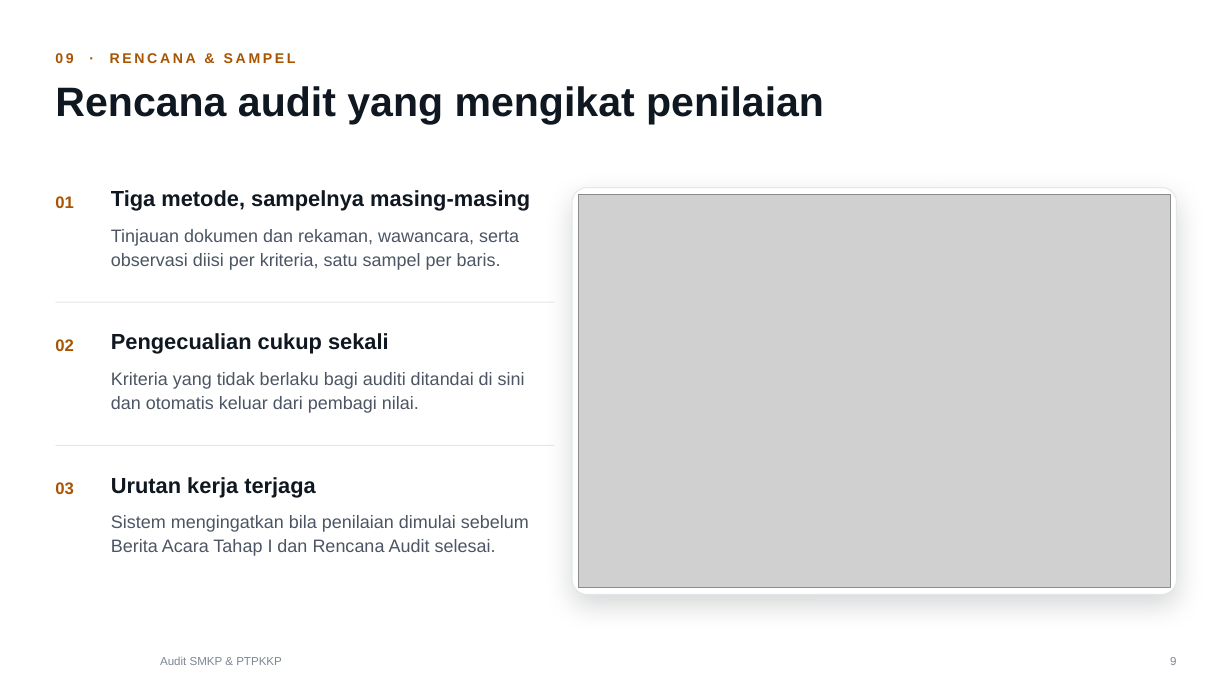
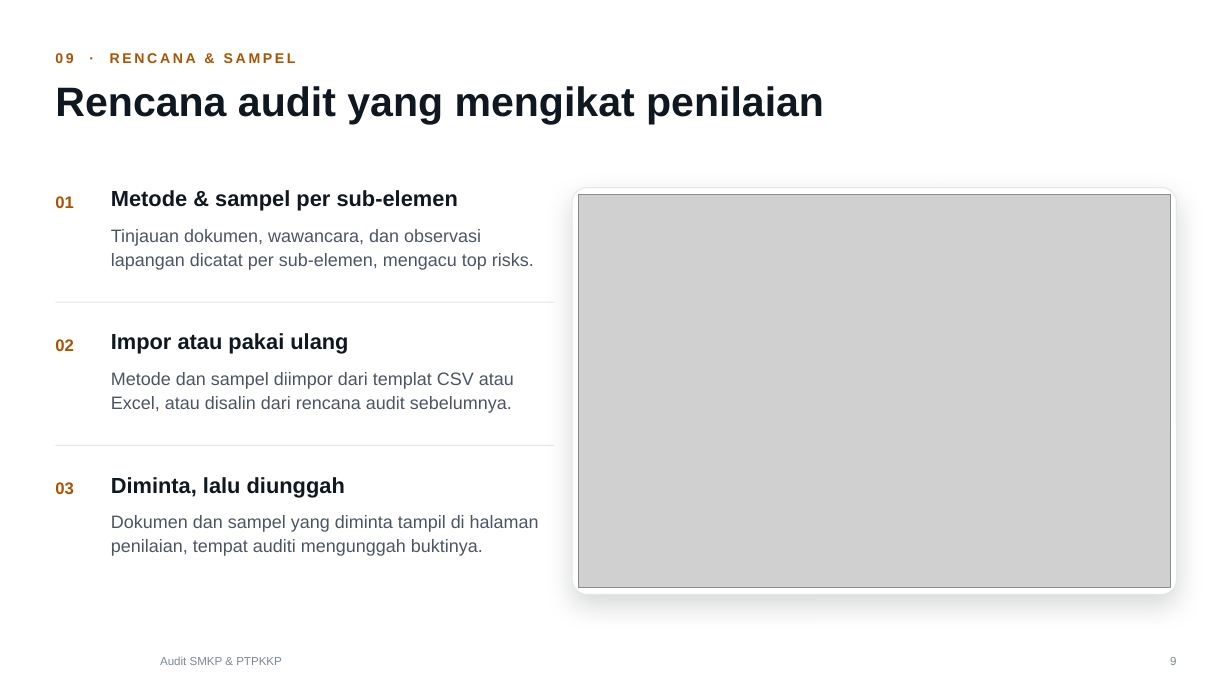
Before and after one commit to ozuby24/EQOHSEE, a slide deck: slide 9 of docs/jual/smkp/Promosi-Audit-SMKP-PTPKKP-EQOHSEE.pptx. Drawn at 1232x693 pixels with LibreOffice and Linux fonts; fonts in the diff are those of the drawing; grey boxes stand for pictures; background and template pictures are left out. Boxes give left, top, right and bottom in pixels: in the first picture for what was removed or moved away, otherwise in the second. Text is boxed around its words. In the diff, an @@ line names an element or a change of style, - is before the commit and + after.

```diff
--- a/docs/jual/smkp/Promosi-Audit-SMKP-PTPKKP-EQOHSEE.pptx
+++ b/docs/jual/smkp/Promosi-Audit-SMKP-PTPKKP-EQOHSEE.pptx
@@ text at (111, 190, 458, 211): text changed @@
-Tiga metode, sampelnya masing-masing
+Metode & sampel per sub-elemen
@@ text at (111, 229, 534, 270): text changed @@
-Tinjauan dokumen dan rekaman, wawancara, serta observasi diisi per kriteria, satu sampel per baris.
+Tinjauan dokumen, wawancara, dan observasi lapangan dicatat per sub-elemen, mengacu top risks.
@@ text at (111, 333, 348, 354): text changed @@
-Pengecualian cukup sekali
+Impor atau pakai ulang
@@ text at (111, 372, 514, 413): text changed @@
-Kriteria yang tidak berlaku bagi auditi ditandai di sini dan otomatis keluar dari pembagi nilai.
+Metode dan sampel diimpor dari templat CSV atau Excel, atau disalin dari rencana audit sebelumnya.
@@ text at (111, 477, 345, 497): text changed @@
-Urutan kerja terjaga
+Diminta, lalu diunggah
@@ text at (111, 515, 539, 556): text changed @@
-Sistem mengingatkan bila penilaian dimulai sebelum Berita Acara Tahap I dan Rencana Audit selesai.
+Dokumen dan sampel yang diminta tampil di halaman penilaian, tempat auditi mengunggah buktinya.
```
Also in this commit, not shown: 12 other slides changed, 1 slide added, 1 slide removed, 2 other files.
